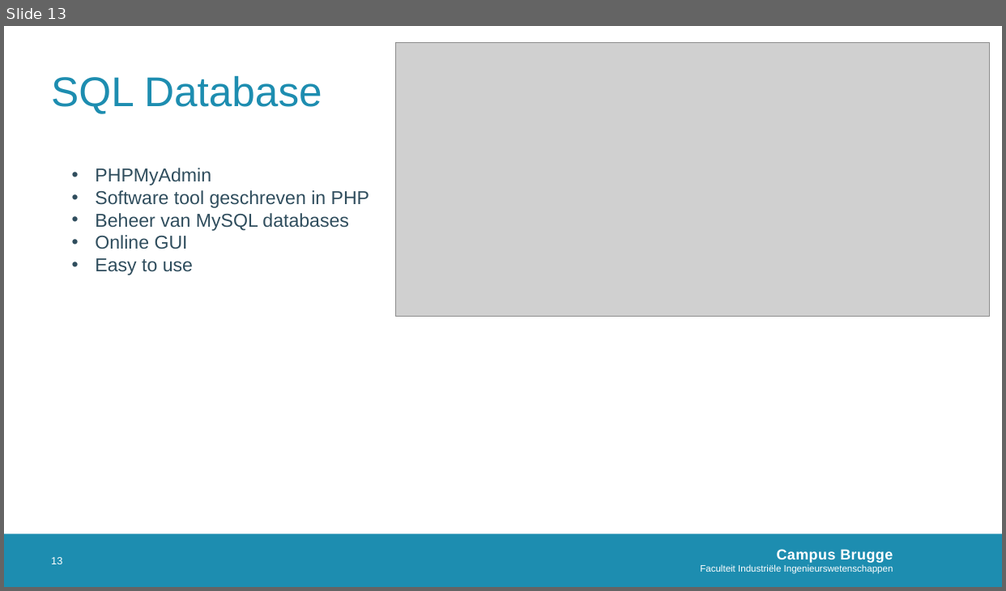
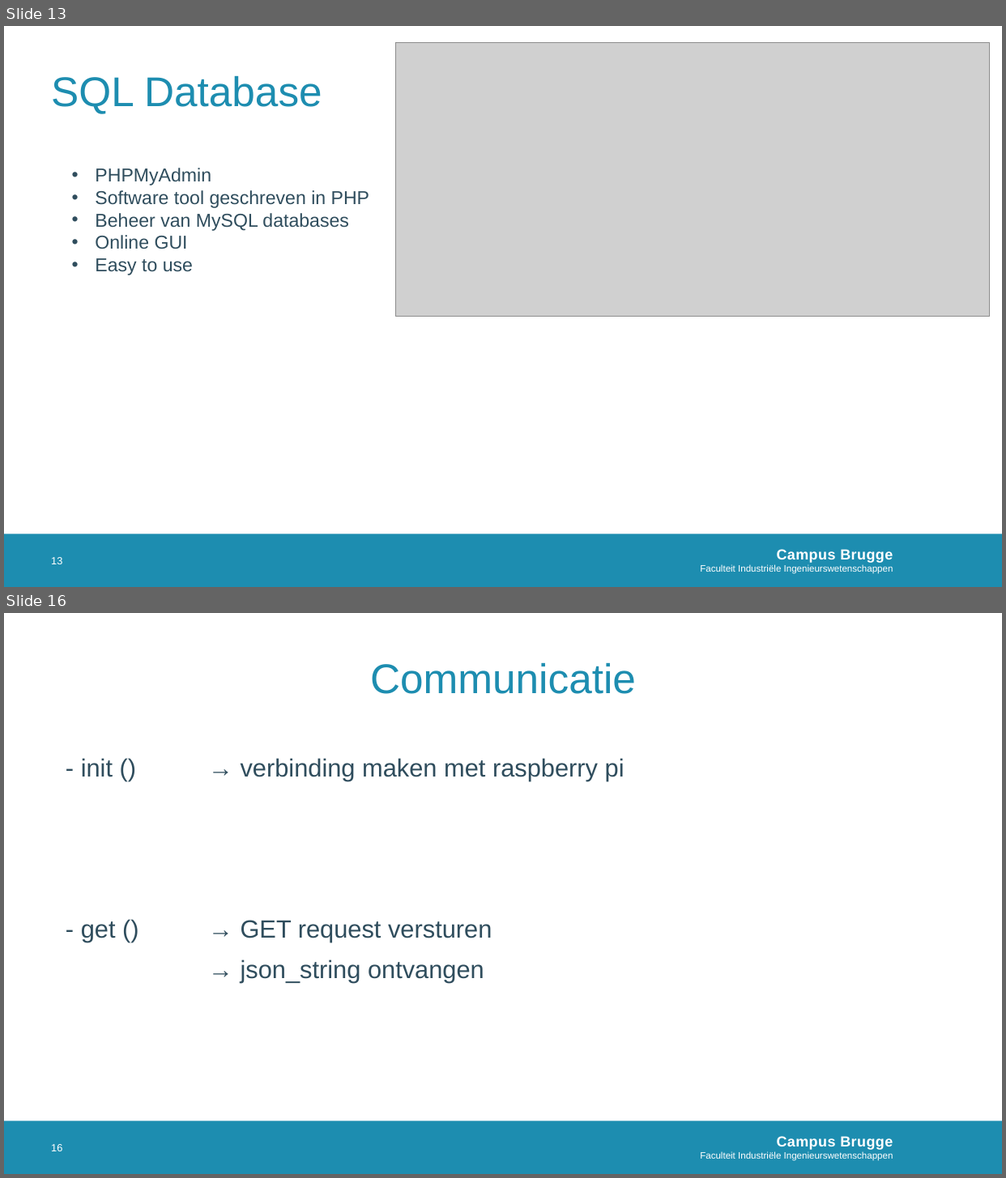
Before and after one commit to MichelDequick/E-ink-Room-Reservation-Display, a slide deck: Documentation/Presentatie.pptx. Shown one above the other, each under a label of ours: slide 13 before the commit, slides 13 and 16 after it; the slides between them are not shown. The pictures are 1006x591 and 1006x1178 pixels, drawn with LibreOffice and Linux fonts; fonts in the diff are those of the drawing; grey boxes stand for pictures; background and template pictures are left out. Boxes give left, top, right and bottom in pixels: in the first picture for what was removed or moved away, otherwise in the second. Text is boxed around its words. In the diff, an @@ line names an element or a change of style, - is before the commit and + after.

```diff
--- a/Documentation/Presentatie.pptx
+++ b/Documentation/Presentatie.pptx
@@ slide 16 added at <box>4,613,1002,1174</box>, background #FFFFFF; not listed: 2 template elements that a slide beside it also shows @@
@@ title added at <box>370,662,636,694</box>, 40 pt, text #1D8DB0 @@
+Communicatie
@@ text added at <box>81,758,624,983</box>, 24 pt, text #2F4D5D @@
+- init () → verbinding maken met raspberry pi
+- get () → GET request versturen
+→ json_string ontvangen
@@ page number added at <box>51,1144,62,1152</box>, 10 pt, text #FFFFFF @@
+16
```
Also in this commit, not shown: 2 other slides added.
